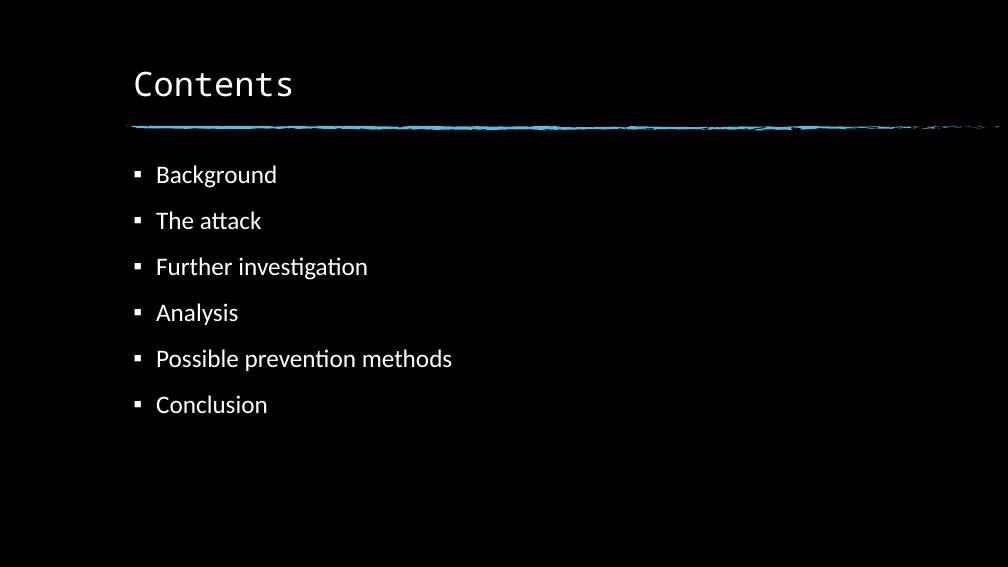
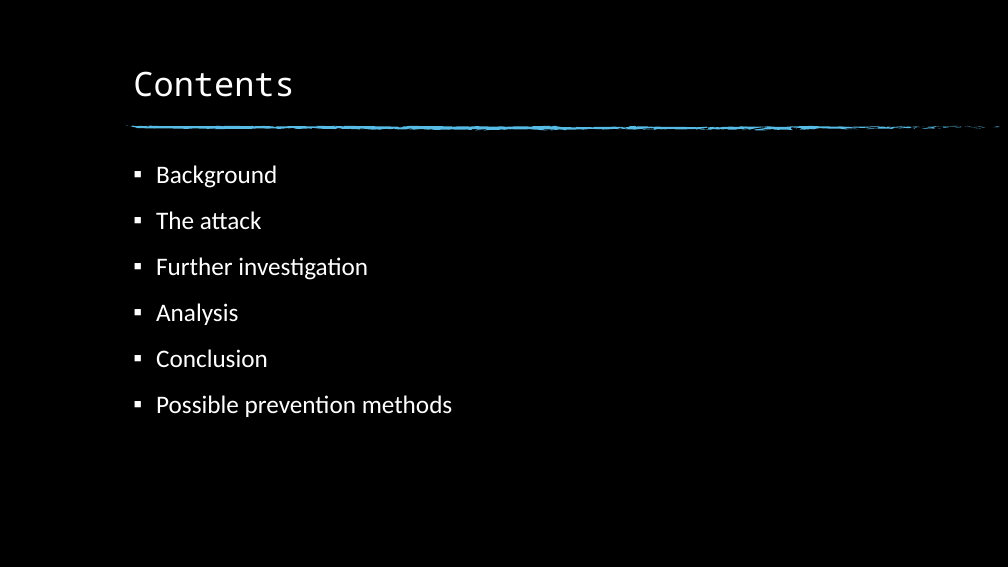
Before and after one commit to mirzaskola/sssd, a slide deck: slide 2 of Bangladesh Bank Heist 2016.pptx. Drawn at 1008x567 pixels with LibreOffice and Linux fonts; fonts in the diff are those of the drawing; background and template pictures are left out. Boxes give left, top, right and bottom in pixels: in the first picture for what was removed or moved away, otherwise in the second. Text is boxed around its words. In the diff, an @@ line names an element or a change of style, - is before the commit and + after.

Commit message:
Small fix to "Contents" page

```diff
--- a/Bangladesh Bank Heist 2016.pptx
+++ b/Bangladesh Bank Heist 2016.pptx
@@ text at (x1=156, y1=349, x2=268, y2=368): paragraph added @@
+▪ Conclusion
@@ text at (x1=156, y1=395, x2=268, y2=414): paragraph removed @@
-▪ Conclusion
```
Also in this commit, not shown: 1 other file.
